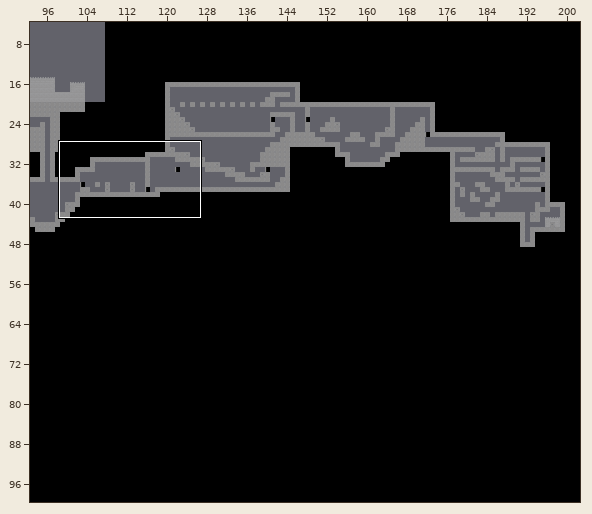
A Tiled map gets an edit: map/map05.tmx. The picture above shows the old version from afar; the outline marks the close-up.
Close-up. Before:
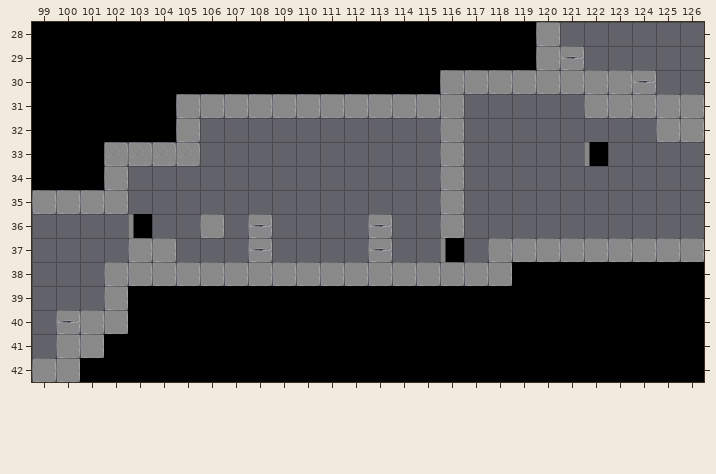
Cells are 70x70 px. Shown: x 99..126, y 28..42. The commit also changed other parts of the map, which this record leaves out.
Now the later version:
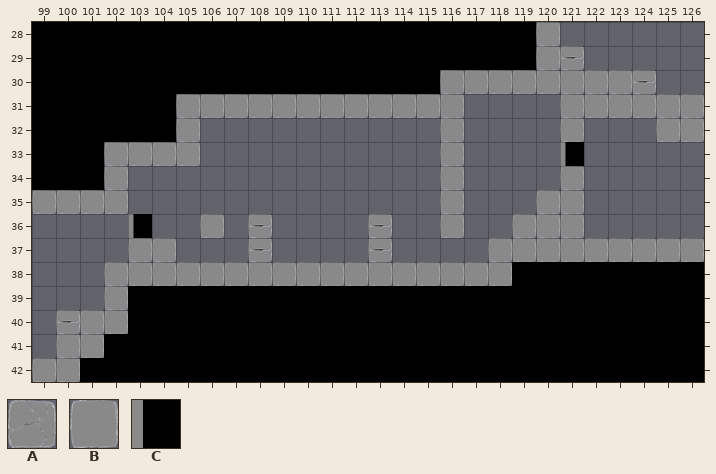
Key: from "blocks": A 3, B 4; from "colors": C 3.
_ is an empty cell.
Objects are placed by their top-left corner, in cells (3,4 is the top-left corner of cell 3,4); size is 1x1 cell unless given.
Tiles replaced or removed in this view: A.
Changes in this commit:
Changed rows in their new state; . is an unchanged cell.
Layer "Tile Layer 1":
first column x 102:
31 ...................B
32 ...................B
33 BBBB................
34 ...................B
35 ..................BB
36 .................BBB
Layer "Checkpoints":
changed: C "checkpoint" at 122,33 -> C "checkpoint" at 121,33
removed: C "checkpoint" at 116,37
Where, in picture pixels (left, top, right, bottom), the same in both close-ups:
changed: (512, 94, 608, 238)
changed: (104, 142, 200, 166)
removed: (440, 238, 464, 262)
